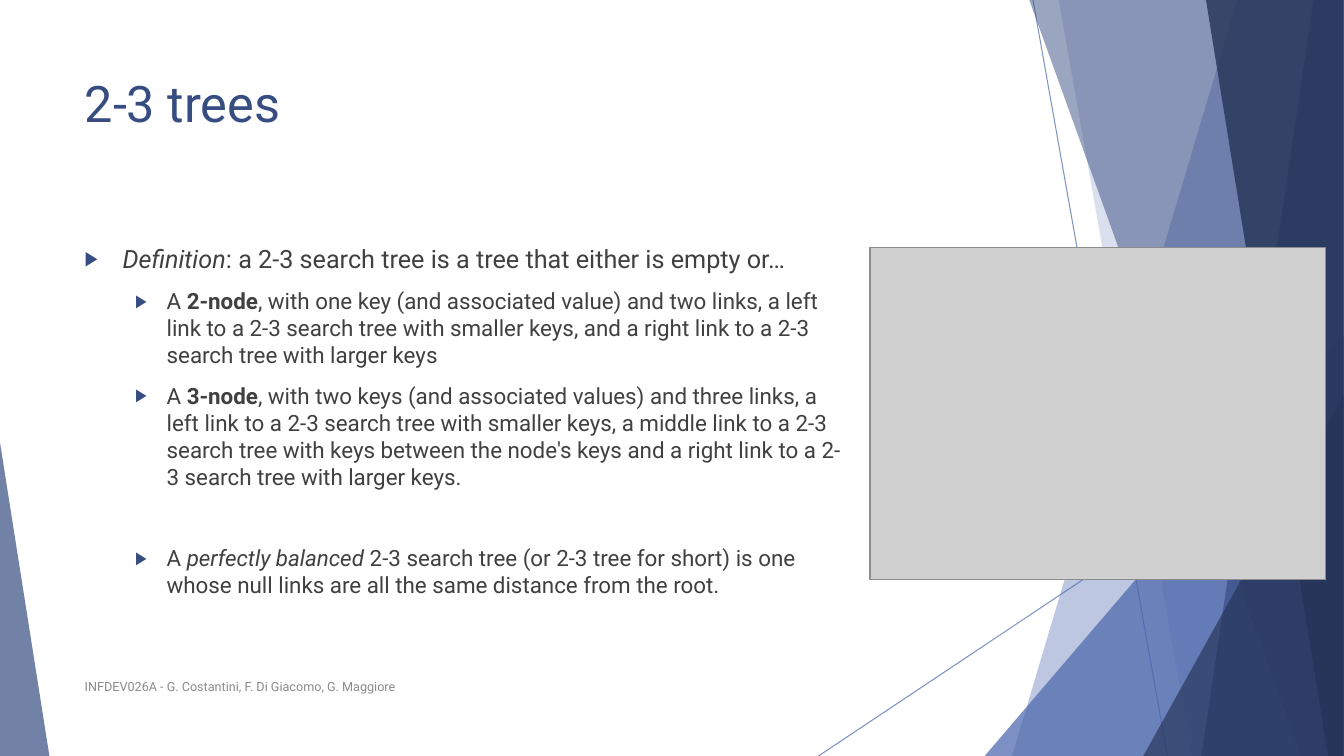
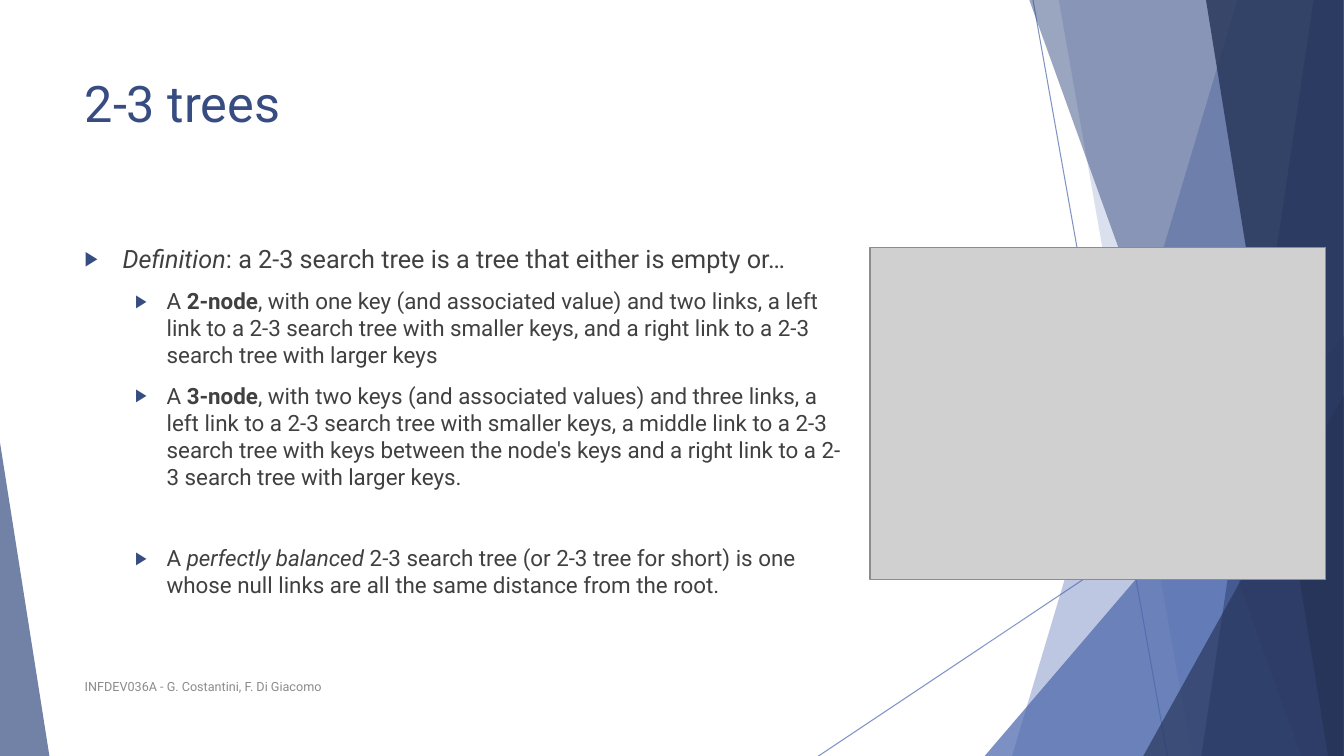
Before and after one commit to FurkanAndac/Development-6A, a slide deck: slide 46 of Lesson slides/Unit 4 - Binary trees.pptx. Drawn at 1344x756 pixels with LibreOffice and Linux fonts; fonts in the diff are those of the drawing; grey boxes stand for pictures. Boxes give left, top, right and bottom in pixels: in the first picture for what was removed or moved away, otherwise in the second. Text is boxed around its words. In the diff, an @@ line names an element or a change of style, - is before the commit and + after.

```diff
--- a/Lesson slides/Unit 4 - Binary trees.pptx
+++ b/Lesson slides/Unit 4 - Binary trees.pptx
@@ text at (x1=85, y1=682, x2=322, y2=693): text changed @@
-INFDEV026A - G. Costantini, F. Di Giacomo, G. Maggiore
+INFDEV036A - G. Costantini, F. Di Giacomo
```
Also in this commit, not shown: 55 other slides changed, 1 other file.
